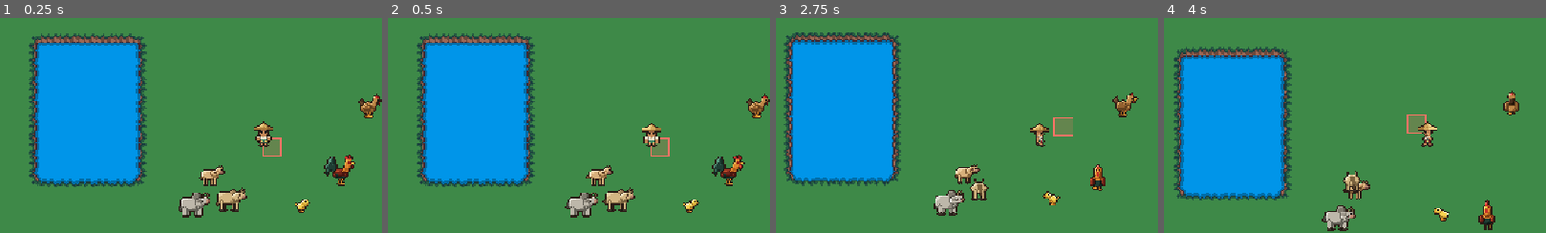
Above: before the commit, frames 1-4 (left to right).
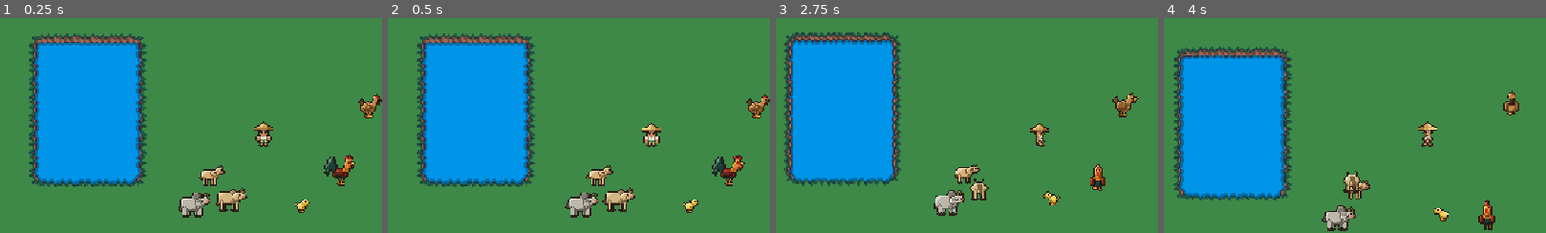
Above: after the commit, the same moments.

Repository: Naing-Phone-Aung/GoldenMonsoon
Game: Godot game, scene res://scenes/world/game_test_scene.tscn
Two runs of this game, one before a commit and one after it. Both use one fixed random seed, a clock stepped at 60 frames per second and the inputs below.
Inputs (mouse positions are % of the whole screen's width and height, from its top left):
- Up to frame 1 (0.25 s): no input
- Up to frame 2 (0.5 s): no input
- Up to frame 3 (2.75 s): tap Enter at 0.5 s; move the mouse to (50, 92) at 0.52 s; hold D (move_right) 0.53-1.28 s; hold J (use_tool) 0.53-1.28 s; click (50, 92) at 0.67 s; move the mouse to (30, 55) at 1.27 s; hold S (move_down) 1.28-2.03 s; tap Shift (run) at 1.35 s; click (30, 55) at 1.42 s; tap J (use_tool) at 1.55 s; move the mouse to (60, 28) at 2.02 s; hold D (move_right) from 2.03 s (still down); hold J (use_tool) from 2.03 s (still down); click (60, 28) at 2.17 s
- Up to frame 4 (4 s): move the mouse to (45, 70) at 2.77 s; release D (move_right) at 2.78 s; release J (use_tool) at 2.78 s; hold W (move_up) 2.78-3.53 s; tap E at 2.85 s; click (45, 70) at 2.92 s; tap J (use_tool) at 3.05 s; move the mouse to (80, 65) at 3.52 s; hold A (move_left) from 3.53 s (still down); hold J (use_tool) from 3.53 s (still down); tap 1 at 3.6 s; click (80, 65) at 3.67 s
The pictures show only the part of the screen within x 16-66%, y 24-74%; the shares and areas given below are measured in that part.

The runs differ from the first frame. In frame 1, 0.4% of the frame differs, in the area x 68-74%, y 55-65%; in frame 2, 0.4%; in frame 3, 0.5%, in the area x 72-78%, y 46-56%; in frame 4, 0.4%.

Commit message:
added rain (with toggle), fixed hoe and watering can (target can disable and enable)

Diff:
--- a/scenes/tiles/tileset_farm.tres
+++ b/scenes/tiles/tileset_farm.tres
@@ -1028,8 +1028,7 @@
 0:0/0 = 0
 
 [resource]
-physics_layer_0/collision_layer = 0
-physics_layer_0/collision_mask = 0
+physics_layer_0/collision_layer = 1
 terrain_set_0/mode = 0
 terrain_set_0/terrain_0/name = "Water"
 terrain_set_0/terrain_0/color = Color(0, 0.58, 0.91, 1)
--- a/scripts/player/player.gd
+++ b/scripts/player/player.gd
@@ -6,6 +6,20 @@
 
 @export var walk_speed: float = 100.0
 @export var run_speed: float = 200.0
+## Where the player's feet are, relative to the node origin (the sprite centre).
+## The tile you stand on - and so the tile in front of you - is worked out from this point.
+## Tools hit the tile in front of the FEET, like Stardew Valley. Nudge Y if it feels off by a row.
+@export var feet_offset: Vector2 = Vector2(0, 14)
+## Shows the green/red square on the tile your tool will hit.
+@export var show_target: bool = false
+## Tick to make it rain (or press R in game). Rain also waters farmland automatically.
+@export var raining: bool = false:
+	set(value):
+		raining = value
+		if is_inside_tree():
+			var weather := get_tree().get_first_node_in_group("weather")
+			if weather != null:
+				weather.set_raining(value)
 
 @onready var animated_sprite: AnimatedSprite2D = $AnimatedSprite2D
 
@@ -27,6 +41,17 @@
 	add_to_group("player")
 	current_tool = hotbar[selected_slot]
 	_ensure_farm.call_deferred()
+	_ensure_weather.call_deferred()
+
+
+# Rain is added automatically too (above the world, below the hotbar).
+func _ensure_weather() -> void:
+	var weather := get_tree().get_first_node_in_group("weather")
+	if weather == null:
+		weather = Weather.new()
+		weather.name = "Weather"
+		get_parent().add_child(weather)
+	weather.set_raining(raining, true)        # start in whatever state the checkbox says
 
 
 # If the scene has no Farm node, add one right after the tile layers (so farmland
@@ -193,9 +218,9 @@
 	return "side"
 
 
-## The point one tile in front of the player - the tile a tool hits.
+## The point one tile in front of the player's feet - the tile a tool hits.
 func get_target_position() -> Vector2:
-	return global_position + _facing_vector() * TILE_SIZE
+	return global_position + feet_offset + _facing_vector() * TILE_SIZE
 
 
 func _facing_vector() -> Vector2:
--- a/scripts/world/farm.gd
+++ b/scripts/world/farm.gd
@@ -1,7 +1,7 @@
 class_name Farm
 extends Node2D
 ## Tilling + watering.
-##   hoe on PATH ground  -> dry farmland
+##   hoe on solid PATH ground (the all-brown middle tiles, never the grassy edges/corners) -> dry farmland
 ##   watering can on dry farmland -> wet farmland
 ##
 ## FarmLand_Tile.png holds 4 soil looks, each a full 47-tile autotile set stacked
@@ -16,7 +16,7 @@
 const TILESET_PATH := "res://scenes/tiles/tileset_farm.tres"
 const FARM_SOURCE_ID := 4          # FarmLand_Tile.png in the tileset
 const FARM_TERRAIN := 4            # "Farm" terrain
-const PATH_TERRAIN := 2            # "Path" terrain - the only ground you can till
+const PATH_SOURCE_ID := 2          # Path_Tile.png in the tileset - the only ground you can till
 const BLOCK_ROWS := 6              # rows per soil look in the atlas
 const ATLAS_COLS := 8
 
@@ -40,11 +40,13 @@
 ## TileMapLayer next to this node.
 @export var path_layers: Array[TileMapLayer] = []
 
+var raining := false                 # set by Weather; rain waters farmland automatically
 var layer: TileMapLayer
 var cursor: Node2D                   # square showing which tile the tool will hit
 var cursor_cell := Vector2i.ZERO
 var cursor_ok := false
 var cursor_shown := false
+var solid_path_tiles: Dictionary = {}  # atlas coords of Path tiles that are 100% path (no grass pixels)
 var soil: Dictionary = {}            # Vector2i cell -> Soil
 var shape_lookup: Dictionary = {}    # neighbour mask -> atlas coords (in the dry block)
 
@@ -61,6 +63,10 @@
 	add_child(cursor)                 # added after FarmLayer, so it draws on top of it
 	cursor.draw.connect(_draw_cursor)
 	_build_shape_lookup(ts)
+	_build_solid_path_tiles(ts)
+	var weather := get_tree().get_first_node_in_group("weather")
+	if weather != null and weather.raining:
+		set_raining(true)
 
 
 # Green square = the tool will work on that tile, red = it won't.
@@ -69,7 +75,7 @@
 	if player == null:
 		return
 	var tool_name: String = player.current_tool
-	var shown := tool_name == "hoe" or tool_name == "water"
+	var shown: bool = player.show_target and (tool_name == "hoe" or tool_name == "water")
 	var cell := world_to_cell(player.get_target_position())
 	var ok := shown and _can_use(tool_name, cell)
 	if shown != cursor_shown or cell != cursor_cell or ok != cursor_ok:
@@ -92,7 +98,7 @@
 func _can_use(tool_name: String, cell: Vector2i) -> bool:
 	match tool_name:
 		"hoe":
-			return not soil.has(cell) and _is_path(cell)
+			return not soil.has(cell) and _is_solid_path(cell)
 		"water":
 			var state := get_soil(cell)
 			return state == Soil.DRY or state == Soil.SEEDED
@@ -117,10 +123,31 @@
 			water(cell)
 
 
+# ---------------------------------------------------------------- rain
+## While it rains, every farmland tile is wet, and newly tilled/seeded tiles come out wet too.
+## (Soil stays wet after the rain stops until you add a day/night cycle that dries it.)
+func set_raining(on: bool) -> void:
+	raining = on
+	if not on:
+		return
+	for cell in soil.keys():
+		soil[cell] = _wet_version(soil[cell])
+		_draw_cell(cell)
+
+
+func _wet_version(state: int) -> int:
+	match state:
+		Soil.DRY:
+			return Soil.WET
+		Soil.SEEDED:
+			return Soil.WET_SEEDED
+	return state
+
+
 # ---------------------------------------------------------------- actions
 ## Turns path ground into dry farmland. Returns true if something changed.
 func till(cell: Vector2i) -> bool:
-	if soil.has(cell) or not _is_path(cell):
+	if soil.has(cell) or not _is_solid_path(cell):
 		return false
 	set_soil(cell, Soil.DRY)
 	return true
@@ -147,7 +174,7 @@
 ## Use this later for planting, e.g. set_soil(cell, Farm.Soil.SEEDED).
 func set_soil(cell: Vector2i, state: int) -> void:
 	var was_farmland := soil.has(cell)
-	soil[cell] = state
+	soil[cell] = _wet_version(state) if raining else state
 	_draw_cell(cell)
 	if not was_farmland:              # a brand-new cell also reshapes its neighbours
 		for off in NEIGHBOR_OFFSETS:
@@ -156,11 +183,13 @@
 
 
 # ---------------------------------------------------------------- internals
-func _is_path(cell: Vector2i) -> bool:
+## True only for the all-brown middle path tiles. Edge and corner path tiles contain grass,
+## so they can't be hoed.
+func _is_solid_path(cell: Vector2i) -> bool:
 	var world_pos := layer.to_global(layer.map_to_local(cell))
 	for l in _ground_layers():
-		var data := l.get_cell_tile_data(l.local_to_map(l.to_local(world_pos)))
-		if data != null and data.terrain_set == 0 and data.terrain == PATH_TERRAIN:
+		var c := l.local_to_map(l.to_local(world_pos))
+		if l.get_cell_source_id(c) == PATH_SOURCE_ID and solid_path_tiles.has(l.get_cell_atlas_coords(c)):
 			return true
 	return false
 
@@ -170,8 +199,8 @@
 	var names: Array[String] = []
 	for l in _ground_layers():
 		names.append(str(l.name))
-	print("Farm: no Path tile at cell %s, so nothing to till. Layers checked: %s. " % [cell, names]
-		+ "Paint Path terrain on a TileMapLayer that has the tileset assigned.")
+	print("Farm: no solid (all-brown) Path tile at cell %s, so nothing to till. Layers checked: %s. " % [cell, names]
+		+ "Edge/corner path tiles have grass and can't be hoed.")
 
 
 func _ground_layers() -> Array[TileMapLayer]:
@@ -223,3 +252,27 @@
 				if td.get_terrain_peering_bit(NEIGHBOR_BITS[i]) == FARM_TERRAIN:
 					mask |= 1 << i
 			shape_lookup[mask] = coords
+
+
+## Finds the Path tiles that are fully path (no grass, no see-through pixels) by looking at the art,
+## so the middle tile and its plain variants work and the grassy edges/corners don't.
+func _build_solid_path_tiles(ts: TileSet) -> void:
+	var src := ts.get_source(PATH_SOURCE_ID) as TileSetAtlasSource
+	if src == null or src.texture == null:
+		push_error("Farm: tileset has no Path atlas source %d" % PATH_SOURCE_ID)
+		return
+	var img := src.texture.get_image()
+	for i in src.get_tiles_count():
+		var coords := src.get_tile_id(i)
+		var rect := src.get_tile_texture_region(coords)
+		var solid := true
+		for y in range(rect.position.y, rect.end.y):
+			for x in range(rect.position.x, rect.end.x):
+				var col := img.get_pixel(x, y)
+				if col.a < 1.0 or (col.g > col.r and col.g > col.b):   # see-through or grass-green
+					solid = false
+					break
+			if not solid:
+				break
+		if solid:
+			solid_path_tiles[coords] = true
--- /dev/null
+++ b/scripts/world/weather.gd
@@ -0,0 +1,167 @@
+class_name Weather
+extends CanvasLayer
+## Rain: slanted falling streaks (near + far layer), ground splashes and a cool, darker tint.
+## Everything is drawn from code - no image files needed. Sits above the world but below the hotbar.
+##
+## set_raining(true/false) fades the rain in/out and tells the Farm, so farmland gets wet.
+## Tuning: change the constants below.
+
+# ---- look & feel ---------------------------------------------------------
+const FADE_TIME := 1.5                       # seconds to fade rain in/out
+const SLANT := 0.28                          # how far drops lean to the right (0 = straight down)
+const TINT := Color(0.66, 0.74, 0.88)        # world is multiplied by this at full rain (white = no change)
+const DROP_COLOR_NEAR := Color(0.86, 0.93, 1.0, 0.85)
+const DROP_COLOR_FAR := Color(0.74, 0.85, 1.0, 0.45)
+const NEAR_AMOUNT := 150
+const FAR_AMOUNT := 240
+const SPLASHES_PER_SEC := 110.0              # ground splashes at full rain
+const SPLASH_LIFE := 0.32
+const SPLASH_COLOR := Color(0.88, 0.95, 1.0)
+
+var raining := false
+var intensity := 0.0                         # 0 = dry, 1 = full rain (animated)
+
+var tint_rect: ColorRect
+var drops_near: CPUParticles2D
+var drops_far: CPUParticles2D
+var splash_layer: SplashLayer
+var splash_timer := 0.0
+var tween: Tween
+
+
+func _ready() -> void:
+	layer = 5                                # hotbar is layer 10, so it stays clean
+	add_to_group("weather")
+
+	# darker, cooler world (multiply blend, like a CanvasModulate that leaves the UI alone)
+	tint_rect = ColorRect.new()
+	tint_rect.color = Color.WHITE
+	tint_rect.mouse_filter = Control.MOUSE_FILTER_IGNORE
+	tint_rect.set_anchors_preset(Control.PRESET_FULL_RECT)
+	var mat := CanvasItemMaterial.new()
+	mat.blend_mode = CanvasItemMaterial.BLEND_MODE_MUL
+	tint_rect.material = mat
+	add_child(tint_rect)
+
+	var streak := _make_streak_texture()
+	drops_far = _make_drops(streak, FAR_AMOUNT, 520.0, 640.0, 0.55, 0.8, DROP_COLOR_FAR)
+	drops_near = _make_drops(streak, NEAR_AMOUNT, 800.0, 960.0, 1.0, 1.3, DROP_COLOR_NEAR)
+	add_child(drops_far)
+	add_child(drops_near)
+
+	splash_layer = SplashLayer.new()
+	splash_layer.texture_filter = CanvasItem.TEXTURE_FILTER_NEAREST
+	add_child(splash_layer)
+
+	get_viewport().size_changed.connect(_fit_to_screen)
+	_fit_to_screen()
+	_apply(0.0)
+
+
+# ---------------------------------------------------------------- public API
+func set_raining(on: bool, instant := false) -> void:
+	raining = on
+	get_tree().call_group("farm", "set_raining", on)     # wet farmland while it rains
+	if tween:
+		tween.kill()
+	var target := 1.0 if on else 0.0
+	if instant:
+		intensity = target
+		_apply(intensity)
+		return
+	tween = create_tween()
+	tween.tween_property(self, "intensity", target, FADE_TIME)
+
+
+func toggle() -> void:
+	set_raining(not raining)
+
+
+# ---------------------------------------------------------------- per frame
+func _process(delta: float) -> void:
+	_apply(intensity)
+	if intensity <= 0.01 and splash_layer.splashes.is_empty():
+		return
+
+	var vp := get_viewport().get_visible_rect().size
+	splash_timer += delta * SPLASHES_PER_SEC * intensity
+	while splash_timer >= 1.0:
+		splash_timer -= 1.0
+		splash_layer.splashes.append({
+			"pos": Vector2(randf() * vp.x, randf() * vp.y).round(),
+			"age": 0.0,
+			"size": randf_range(0.7, 1.2),
+		})
+	for s in splash_layer.splashes:
+		s["age"] += delta
+	splash_layer.splashes = splash_layer.splashes.filter(func(s): return s["age"] < SPLASH_LIFE)
+	splash_layer.queue_redraw()
+
+
+func _apply(amount: float) -> void:
+	tint_rect.color = Color.WHITE.lerp(TINT, amount)
+	var on := amount > 0.01
+	for p in [drops_near, drops_far]:
+		p.emitting = on
+		p.modulate.a = amount                # fade the streaks in/out
+	tint_rect.visible = on
+
+
+# ---------------------------------------------------------------- building blocks
+# Where the drops start/end depends on the window size, so refit when it changes.
+func _fit_to_screen() -> void:
+	var vp := get_viewport().get_visible_rect().size
+	for p in [drops_near, drops_far]:
+		if p == null:
+			continue
+		var spread := vp.y * SLANT + 40.0    # extra width so slanted drops still cover the left edge
+		p.position = Vector2(vp.x / 2.0 - spread / 2.0, -24.0)
+		p.emission_rect_extents = Vector2(vp.x / 2.0 + spread / 2.0, 4.0)
+
+
+func _make_drops(tex: Texture2D, amount: int, v_min: float, v_max: float,
+		s_min: float, s_max: float, color: Color) -> CPUParticles2D:
+	var p := CPUParticles2D.new()
+	p.texture = tex
+	p.texture_filter = CanvasItem.TEXTURE_FILTER_NEAREST
+	p.amount = amount
+	p.lifetime = 1.0
+	p.lifetime_randomness = 0.15
+	p.local_coords = true                    # screen-space rain, ignores camera movement
+	p.emission_shape = CPUParticles2D.EMISSION_SHAPE_RECTANGLE
+	p.direction = Vector2(SLANT, 1.0).normalized()
+	p.spread = 1.5
+	p.gravity = Vector2.ZERO
+	p.initial_velocity_min = v_min
+	p.initial_velocity_max = v_max
+	p.scale_amount_min = s_min
+	p.scale_amount_max = s_max
+	p.particle_flag_align_y = true           # streak points along its fall direction
+	p.color = color
+	p.emitting = false
+	return p
+
+
+# 2x10 streak, brightest at the leading (bottom) end.
+func _make_streak_texture() -> ImageTexture:
+	var img := Image.create(2, 10, false, Image.FORMAT_RGBA8)
+	for y in 10:
+		var a := float(y + 1) / 10.0
+		for x in 2:
+			img.set_pixel(x, y, Color(1, 1, 1, a))
+	return ImageTexture.create_from_image(img)
+
+
+## Draws the little expanding ripples where drops hit the ground.
+class SplashLayer extends Node2D:
+	var splashes: Array = []
+
+	func _draw() -> void:
+		for s in splashes:
+			var t: float = s["age"] / Weather.SPLASH_LIFE
+			var radius: float = (1.5 + t * 5.5) * s["size"]
+			var color := Weather.SPLASH_COLOR
+			color.a = (1.0 - t) * 0.7
+			draw_set_transform(s["pos"], 0.0, Vector2(1.0, 0.5))   # flattened = seen from above at an angle
+			draw_arc(Vector2.ZERO, radius, 0.0, TAU, 14, color, 1.3)
+		draw_set_transform(Vector2.ZERO, 0.0, Vector2.ONE)
Not shown, added: scripts/world/weather.gd.uid
